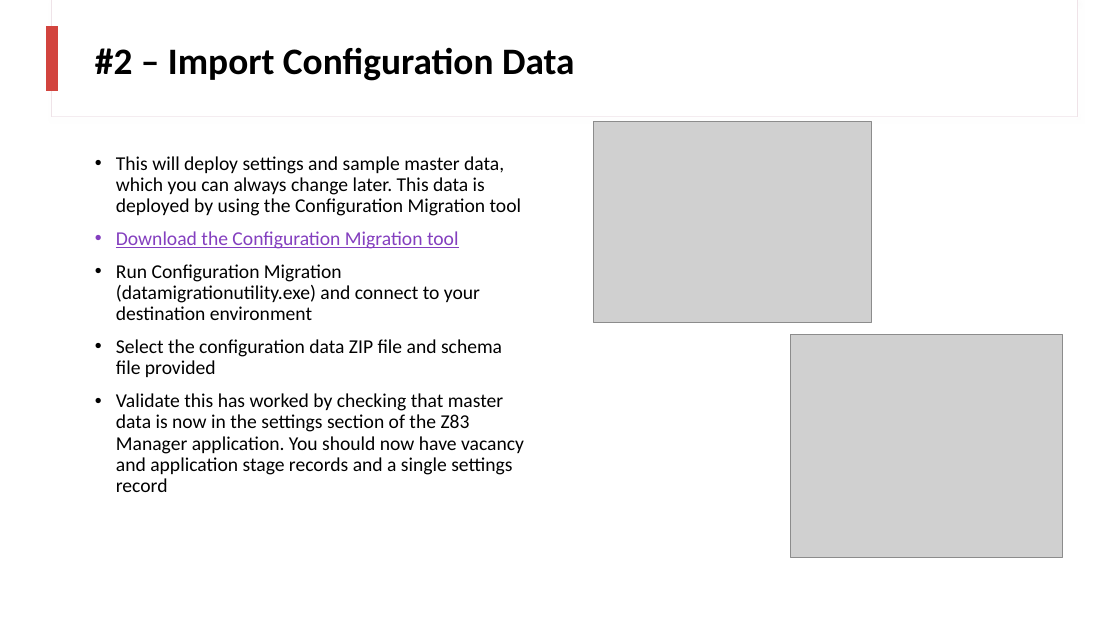
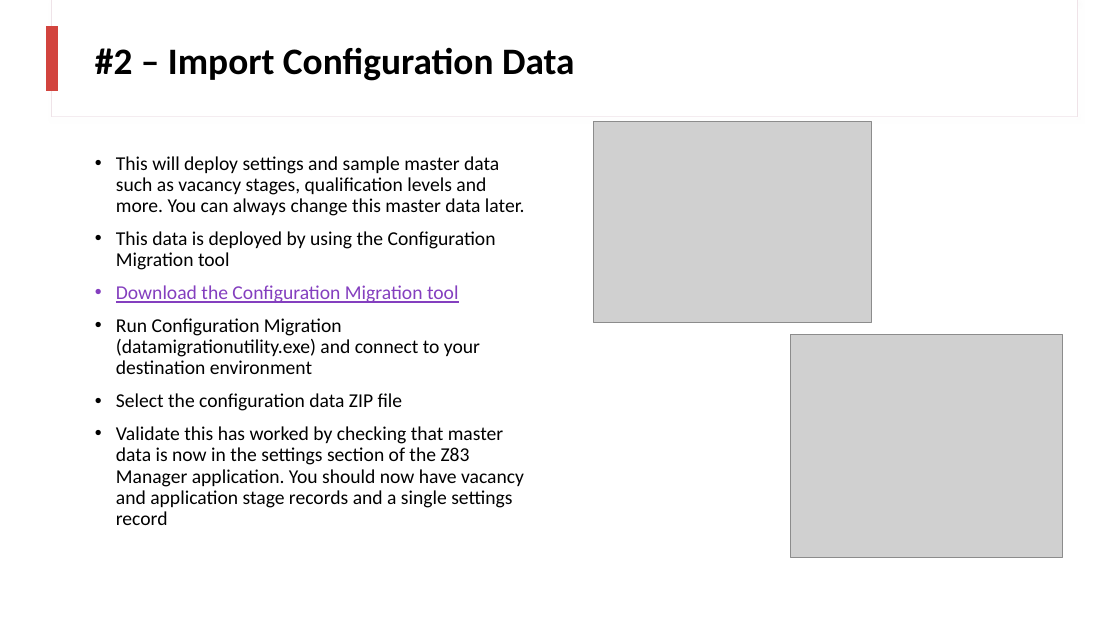
Before and after one commit to m-odonovan/Z83-Job-Application, a slide deck: slide 4 of How to install Z83 sample solution.pptx. Drawn at 1120x630 pixels with LibreOffice and Linux fonts; fonts in the diff are those of the drawing; grey boxes stand for pictures. Boxes give left, top, right and bottom in pixels: in the first picture for what was removed or moved away, otherwise in the second. Text is boxed around its words. In the diff, an @@ line names an element or a change of style, - is before the commit and + after.

```diff
--- a/How to install Z83 sample solution.pptx
+++ b/How to install Z83 sample solution.pptx
@@ text at <box>116,156,525,270</box>: text changed @@
-• This will deploy settings and sample master data, which you can always change later. This data is deployed by using the Configuration Migration tool
+• This will deploy settings and sample master data such as vacancy stages, qualification levels and more. You can always change this master data later.
+• This data is deployed by using the Configuration Migration tool
@@ text at <box>116,393,403,411</box>: text changed @@
-• Select the configuration data ZIP file and schema file provided
+• Select the configuration data ZIP file
```
Also in this commit, not shown: 2 other slides changed.
